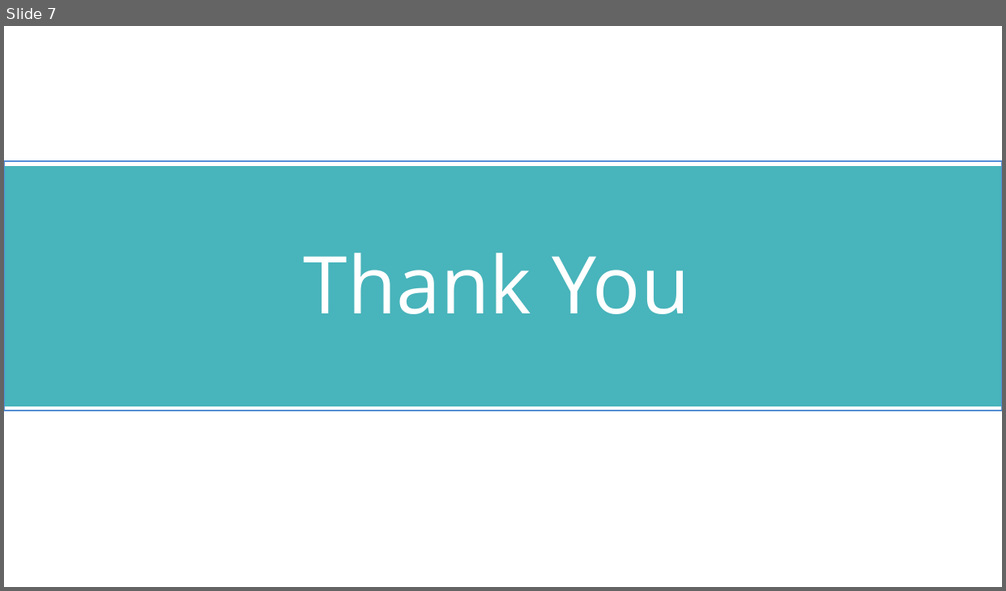
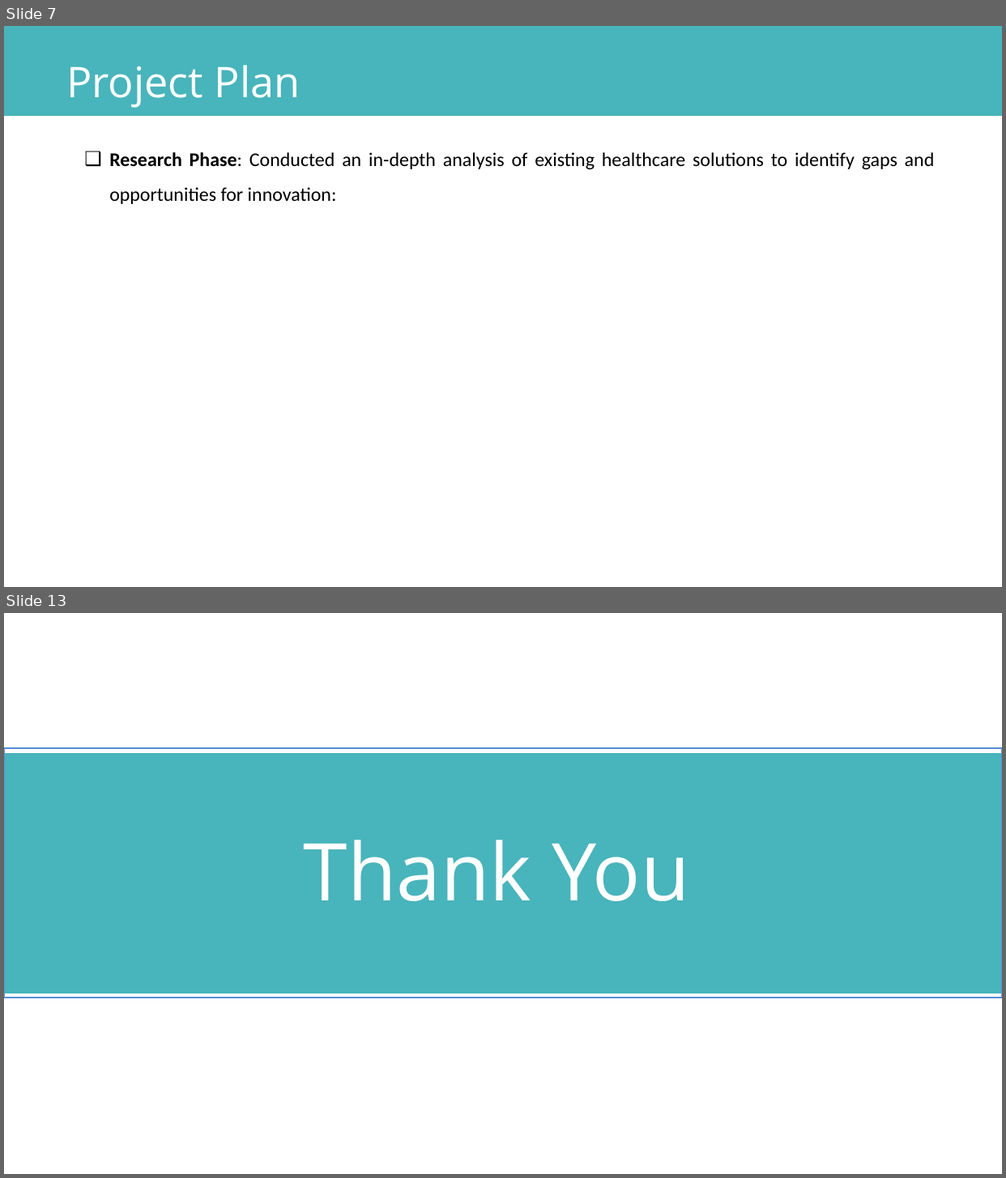
Before and after one commit to prashantzzz/cureAI, a slide deck: CUREAI.pptx. Shown one above the other, each under a label of ours: slide 7 before the commit, slides 7 and 13 after it; the slides between them are not shown. The pictures are 1006x591 and 1006x1178 pixels, drawn with LibreOffice and Linux fonts; fonts in the diff are those of the drawing. Boxes give left, top, right and bottom in pixels: in the first picture for what was removed or moved away, otherwise in the second. Text is boxed around its words. In the diff, an @@ line names an element or a change of style, - is before the commit and + after.

```diff
--- a/CUREAI.pptx
+++ b/CUREAI.pptx
@@ slide 7 added at [4,26,1002,587], background #FFFFFF @@
@@ freeform shape added at [4,26,1001,116], fill #48B4BB @@
@@ text added at [66,65,300,108], 61 pt, text #FFFFFF @@
+Project Plan
@@ text added at [109,152,935,204], 28 pt, text #000000 @@
+  ❑ Research Phase: Conducted an in-depth analysis of existing healthcare solutions to identify gaps and opportunities for innovation:
@@ what was slide 7 is now slide 13 @@
```
Also in this commit, not shown: 5 slides changed, 6 other slides added, 1 slide removed, 3 other files.
